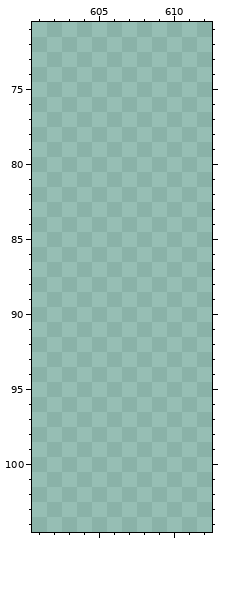
File history of a pixel-art file, ! External Files/online world 1.aseprite. This is how it looked before the edit.
1460x189 pixels, 1 frame. Colours within 5 levels of each other are drawn and written as one. Shown: x 601..612, y 71..104. The commit also changed other parts of the picture, which this record leaves out.
Now the later version:
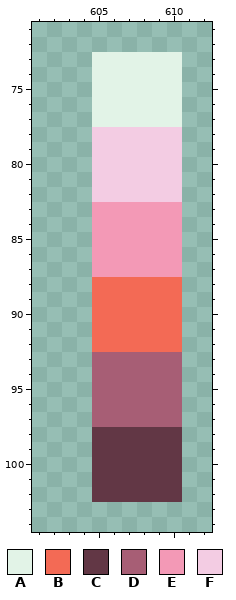
Palette (. is transparent): A #e2f3e7  B #f36a55  C #623745  D #a75e75  E #f399b6  F #f3cce3
The exact change:
layer "foreground" now shown
Layer "foreground":
The author put colour A in rows 73 to 77 at x 605 to 610.
The author put colour B in rows 88 to 92 at x 605 to 610.
The author put colour C in rows 98 to 102 at x 605 to 610.
The author put colour D in rows 93 to 97 at x 605 to 610.
The author put colour E in rows 83 to 87 at x 605 to 610.
The author put colour F in rows 78 to 82 at x 605 to 610.
